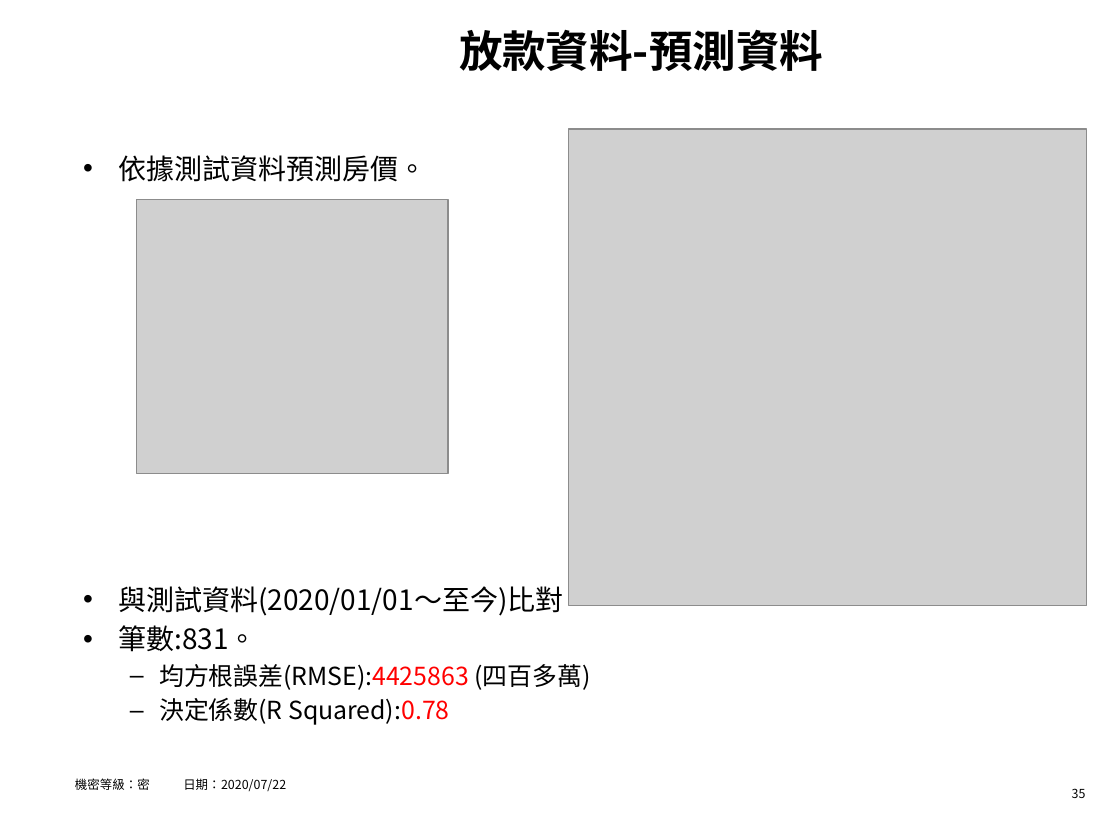
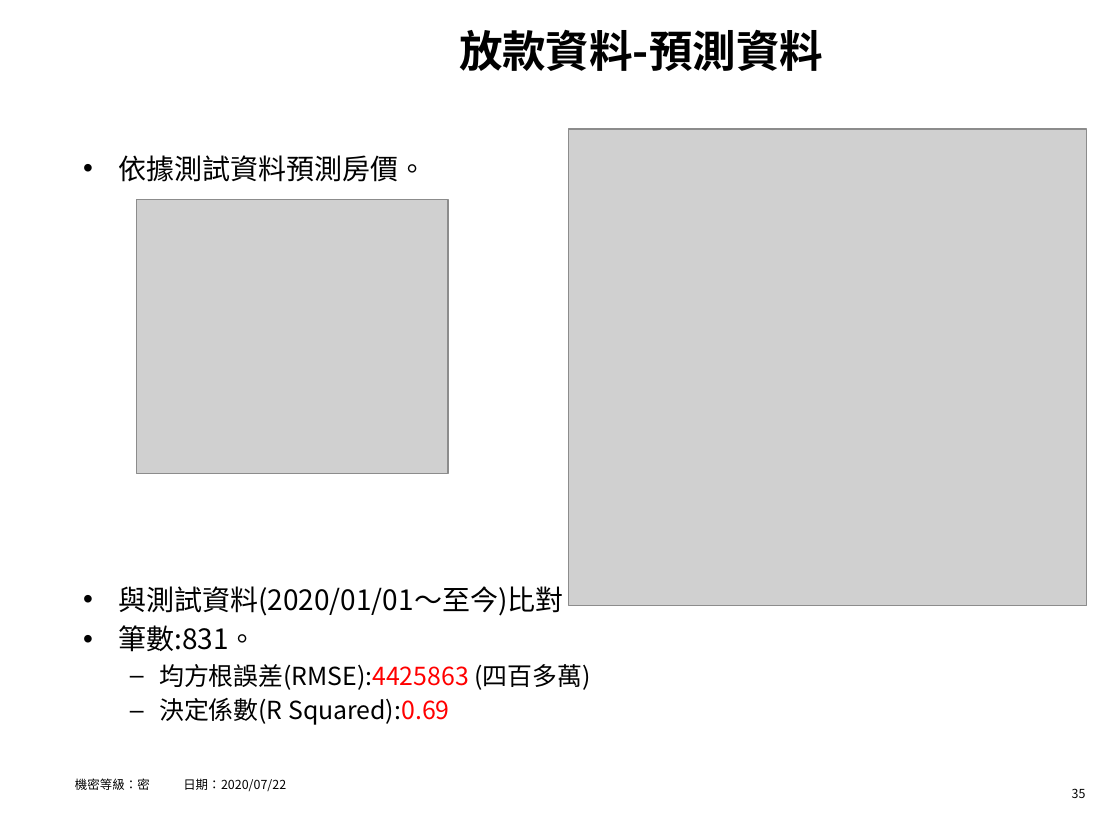
Before and after one commit to hrne/FINAL_REPORT, a slide deck: slide 35 of AI_Report/AI應用-不動產價格預測.pptx. Drawn at 1120x840 pixels with LibreOffice and Linux fonts; fonts in the diff are those of the drawing; grey boxes stand for pictures; background and template pictures are left out. Boxes give left, top, right and bottom in pixels: in the first picture for what was removed or moved away, otherwise in the second. Text is boxed around its words. In the diff, an @@ line names an element or a change of style, - is before the commit and + after.

```diff
--- a/AI_Report/AI應用-不動產價格預測.pptx
+++ b/AI_Report/AI應用-不動產價格預測.pptx
@@ text at (x1=159, y1=698, x2=449, y2=725): text changed @@
-  – 決定係數(R Squared):0.78
+  – 決定係數(R Squared):0.69
```
Also in this commit, not shown: 13 other slides changed.
